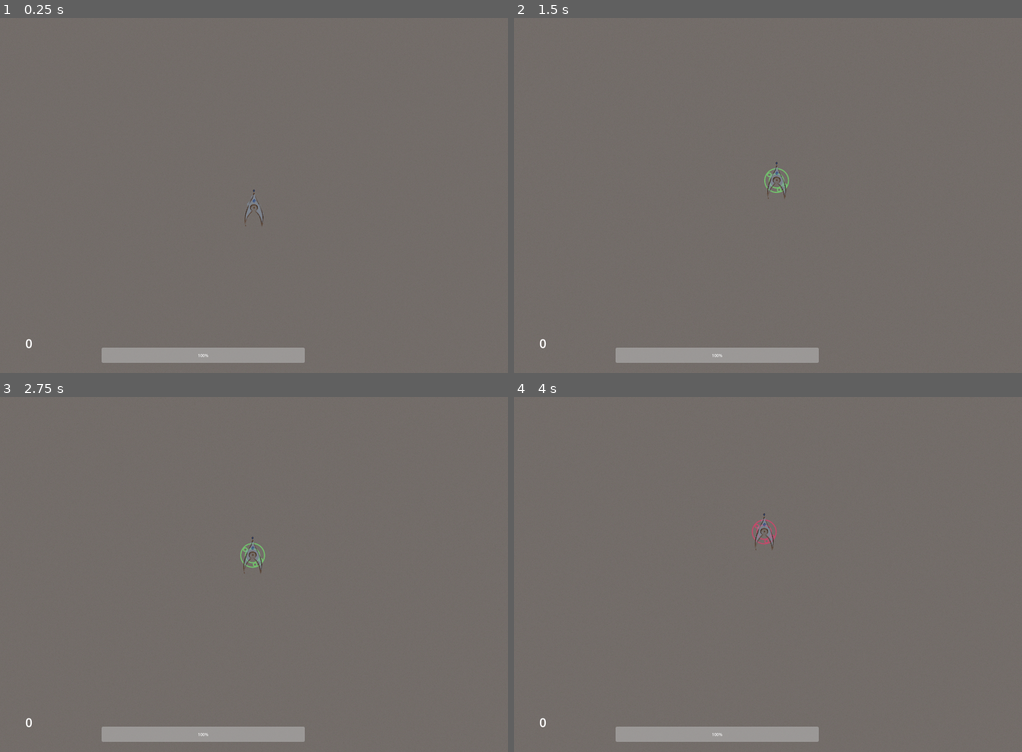
Above: before the commit, frames 1-4 (two rows, left to right).
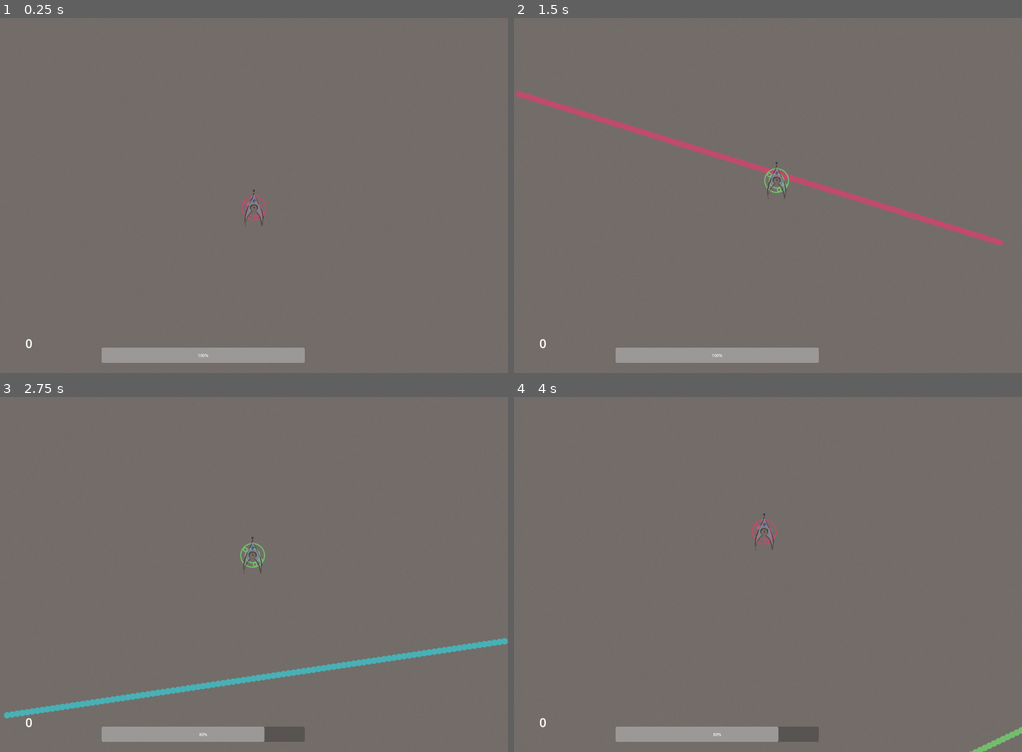
Above: after the commit, the same moments.

Repository: AustereTriceratops/BulletHellEngine
Game: Godot game, scene res://levels/test_levels/ShieldTesting.tscn
The game is run twice, just before and just after one commit, with the same random seed, the same clock (stepped at 60 frames per second) and the same inputs. This scene is started directly instead of the project's main scene.
Inputs (mouse positions are in pixels of both pictures, inside the frame that each line leads up to):
- Up to frame 1 (0.25 s): no input
- Up to frame 2 (1.5 s): tap Enter at 0.5 s; move the mouse to (793, 195) at 0.52 s; hold W (player_up) from 0.53 s (still down); tap F (blue_shield) at 0.6 s; move the mouse to (742, 195) at 1.27 s; tap R (green_shield) at 1.35 s
- Up to frame 3 (2.75 s): keep holding W (player_up); move the mouse to (264, 567) at 2.02 s; hold Q (look_left) from 2.03 s (still down)
- Up to frame 4 (4 s): keep holding W (player_up); move the mouse to (762, 581) at 2.77 s; release Q (look_left) at 2.78 s; tap E (look_right) at 2.85 s; tap Space at 3.5 s; move the mouse to (803, 578) at 3.52 s; hold Shift (shift) from 3.53 s (still down)

The runs differ from the first frame. In frame 1, 0.1% of the frame differs, in the area x 47-53%, y 50-58%; in frame 2, 1.6%; in frame 3, 2.0%, in the area x 0-100%, y 67-98%; in frame 4, 0.5%.

Commit message:
bullet spawner now uses its own internal timer

Diff:
--- a/levels/test_levels/ShieldTesting.tscn
+++ b/levels/test_levels/ShieldTesting.tscn
@@ -15,13 +15,6 @@
 position = Vector2(0, -1000)
 script = ExtResource("2_48fe6")
 
-[node name="LongTimer" type="Timer" parent="Spawners/BulletSpawner"]
-wait_time = 7.2
-autostart = true
-
-[node name="ShortTimer" type="Timer" parent="Spawners/BulletSpawner"]
-wait_time = 1.2
-
 [node name="Environment" type="Node2D" parent="."]
 
 [node name="Sprite2D" type="Sprite2D" parent="Environment"]
@@ -30,6 +23,3 @@
 texture = ExtResource("2_q4e4c")
 region_enabled = true
 region_rect = Rect2(0, 0, 100000, 100000)
-
-[connection signal="timeout" from="Spawners/BulletSpawner/LongTimer" to="Spawners/BulletSpawner" method="_on_long_timer_timeout"]
-[connection signal="timeout" from="Spawners/BulletSpawner/ShortTimer" to="Spawners/BulletSpawner" method="_on_short_timer_timeout"]
--- a/levels/test_levels/bullet_spawner.gd
+++ b/levels/test_levels/bullet_spawner.gd
@@ -9,45 +9,57 @@
 var bulletSpeed = 800
 
 var count = 0
+var t = 0
+var t0 = 1.2
+var t1 = 3
 
-func _on_long_timer_timeout() -> void:
-    $ShortTimer.start()
+func spawn_bullets(delta):
+    if (count < 3) and (t + delta > t0):
+        var bulletType
 
+        if count == 0:
+            bulletType = "red"
+        elif count == 1:
+            bulletType = "blue"
+        elif count == 2:
+            bulletType = "green"
 
-func _on_short_timer_timeout() -> void:
-    spawn_bullet()
+        var bulletVelocity = bulletSpeed * global_transform.y
+        var fac = Math.modulo_float(t + delta, t0)
+        var deltaPosition = fac * bulletVelocity
 
-    count += 1
+        for i in range(100):
+            var bullet = bulletScene.instantiate()
+            bullet.setType(bulletType)
+            bullet.damageAmt = bulletDamage
+            var bulletPosition = position + deltaPosition + 40*(i - 50) * global_transform.x
+            bullet.initialize(bulletPosition, bulletVelocity)
 
-    if count > 2:
-        $ShortTimer.stop()
-        count = 0
+            bulletsNode.add_child(bullet)
 
-
-func spawn_bullet():
-
-    var bulletType
-    if count == 0:
-        bulletType = "blue"
-    elif count == 1:
-        bulletType = "red"
-    elif count == 2:
-        bulletType = "green"
-
-
-    var bulletVelocity = bulletSpeed * global_transform.y
-
-    for i in range(100):
-        var bullet = bulletScene.instantiate()
-        bullet.setType(bulletType)
-        bullet.damageAmt = bulletDamage
-        var bulletPosition = position + 40*(i - 50) * global_transform.x
-        bullet.initialize(bulletPosition, bulletVelocity)
-
-        bulletsNode.add_child(bullet)
+# ========================
+# ===== NODE METHODS =====
+# ========================
 
 func _ready():
     mainNode.ready.connect(_on_main_ready)
 
+func _process(delta):
+    if is_instance_valid(bulletsNode):
+        spawn_bullets(delta)
+
+    t += delta;
+
+    if (count > 2) and (t > t1):
+        t = Math.modulo_float(t, t1)
+        count = 0
+    elif (count < 3) and (t > t0):
+        t = Math.modulo_float(t, t0)
+        count += 1
+
+# ========================
+# ====== RECIEVERS =======
+# ========================
+
 func _on_main_ready():
     bulletsNode = mainNode.get_node("Enemies/EnemyBullets")
--- a/player/player.gd
+++ b/player/player.gd
@@ -98,6 +98,8 @@
     $PlayerCamera.update_rotation(rotation)
     $BulletSpawnTimer.set_wait_time(bulletInterval)
     $RecoveryTimer.set_wait_time(recoveryTime)
+
+    set_active_shield(activeShield)
 
     if hasLaser:
         $LaserSprite.visible = true
Not shown, changed: TODO.txt
